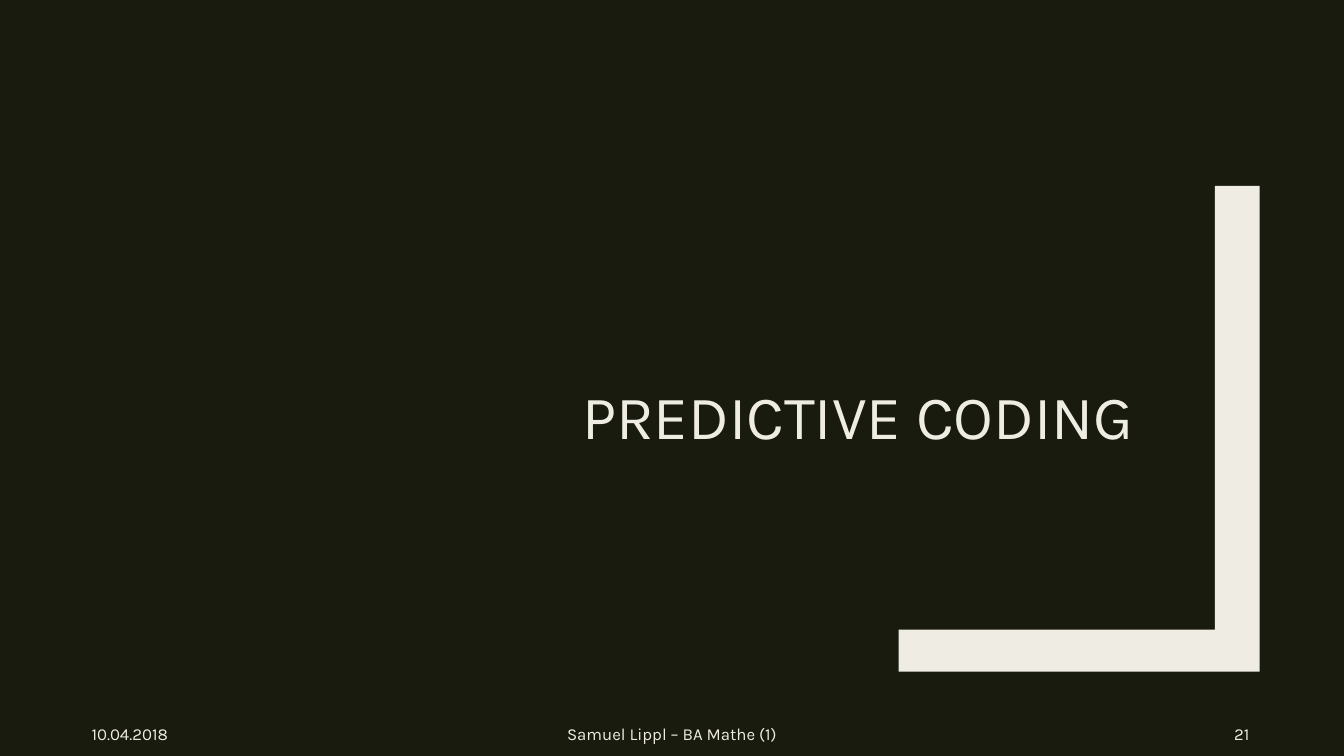
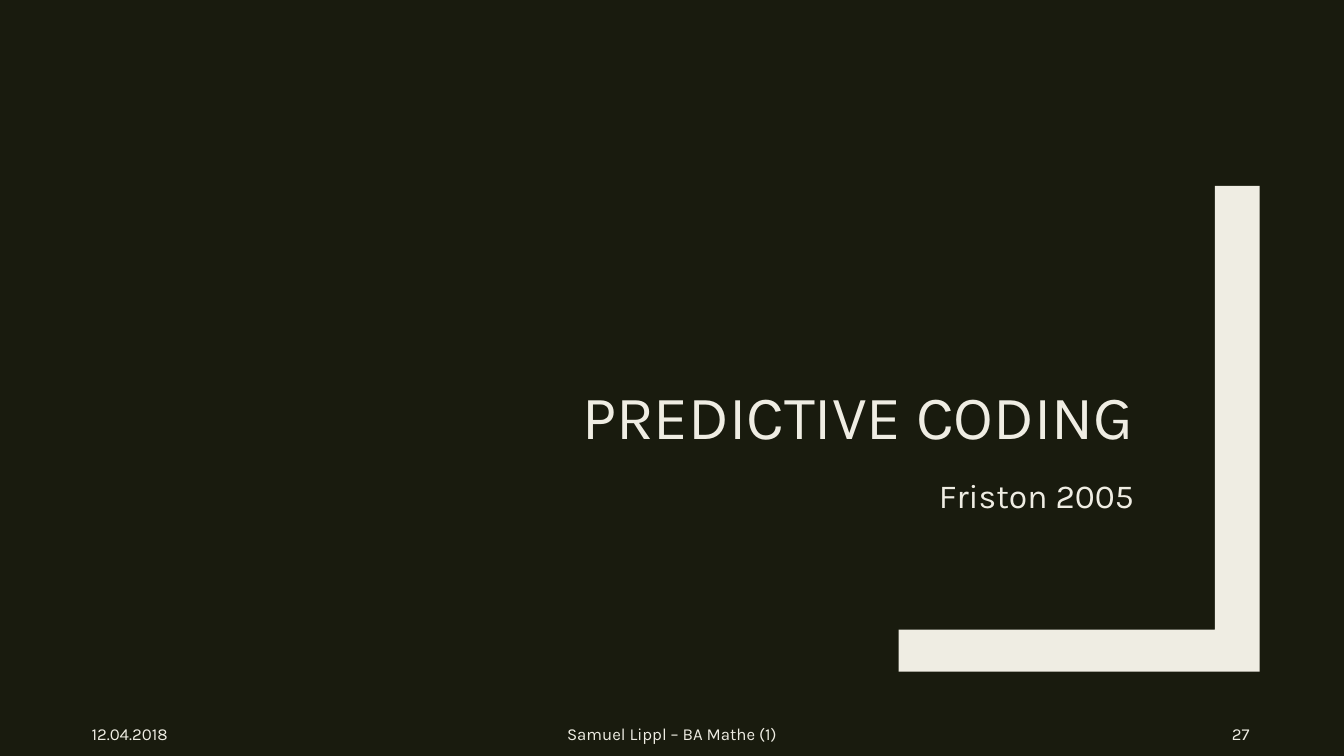
Before and after one commit to sflippl/ba-math, a slide deck: slide 27 of Neurale Netzwerke in silica und in vivo.pptx (slide 21 before the commit). Drawn at 1344x756 pixels with LibreOffice and Linux fonts; fonts in the diff are those of the drawing. Boxes give left, top, right and bottom in pixels: in the first picture for what was removed or moved away, otherwise in the second. Text is boxed around its words. In the diff, an @@ line names an element or a change of style, - is before the commit and + after.

```diff
--- a/Neurale Netzwerke in silica und in vivo.pptx
+++ b/Neurale Netzwerke in silica und in vivo.pptx
@@ text added at [939,485,1134,509], 24 pt, text #EFEDE3 @@
+Friston 2005
@@ text at [92,729,168,740]: text changed @@
-10.04.2018
+12.04.2018
@@ page number at [1232,729,1250,740]: text changed @@
-21
+27
```
Also in this commit, not shown: 21 other slides changed, 11 slides added, 10 other files.
